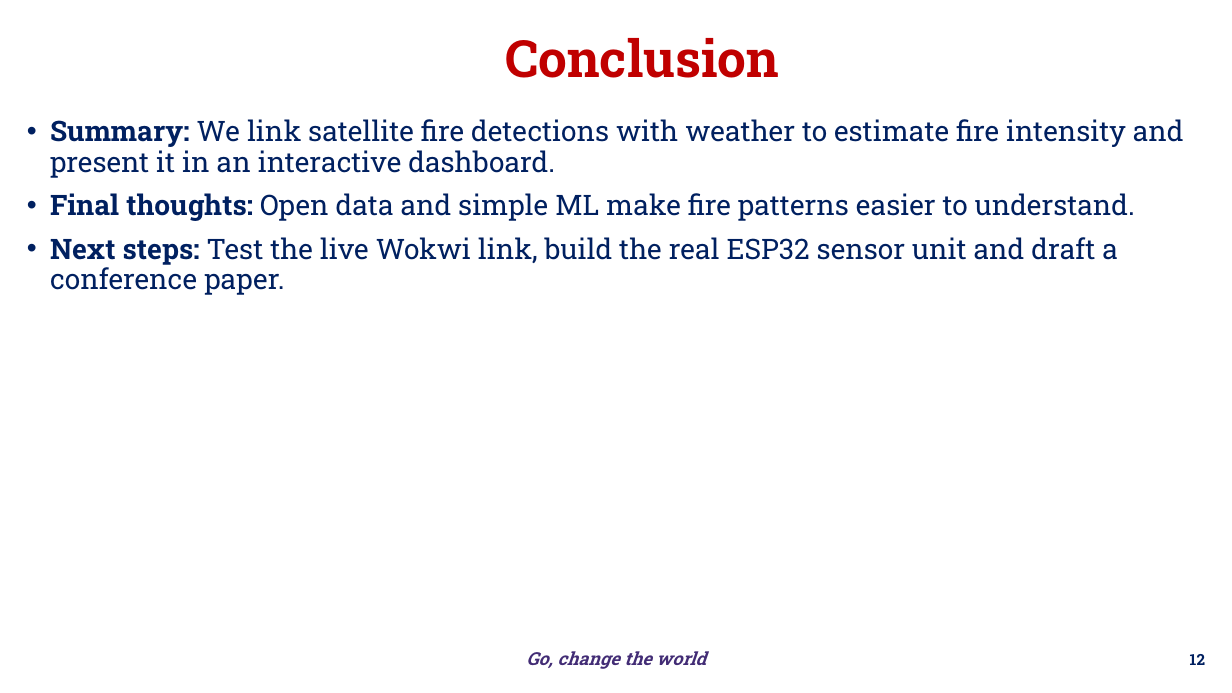
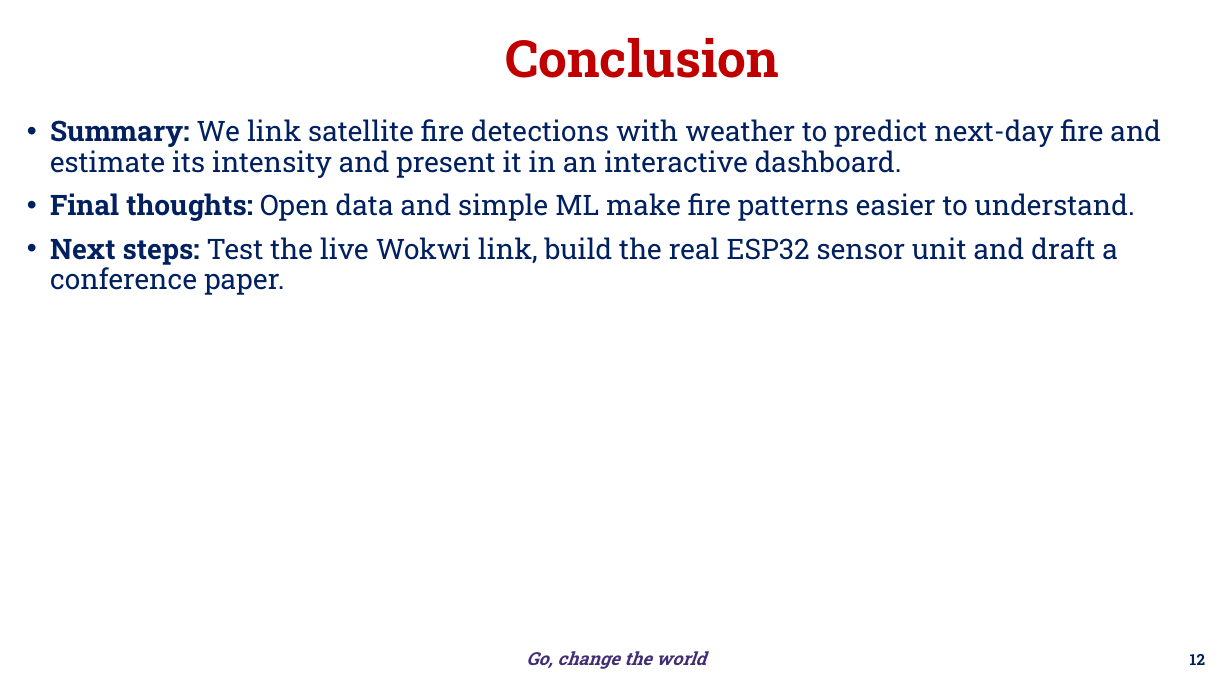
Before and after one commit to bnsama29-cloud/wildfire-estimation-evs, a slide deck: slide 12 of docs/EL_Phase1_Wildfire.pptx. Drawn at 1232x693 pixels with LibreOffice and Linux fonts; fonts in the diff are those of the drawing; background and template pictures are left out. Boxes give left, top, right and bottom in pixels: in the first picture for what was removed or moved away, otherwise in the second. Text is boxed around its words. In the diff, an @@ line names an element or a change of style, - is before the commit and + after.

```diff
--- a/docs/EL_Phase1_Wildfire.pptx
+++ b/docs/EL_Phase1_Wildfire.pptx
@@ text at (50, 119, 1161, 178): text changed @@
-• Summary: We link satellite fire detections with weather to estimate fire intensity and present it in an interactive dashboard.
+• Summary: We link satellite fire detections with weather to predict next-day fire and estimate its intensity and present it in an interactive dashboard.
```
Also in this commit, not shown: 4 other slides changed, 3 other files.
